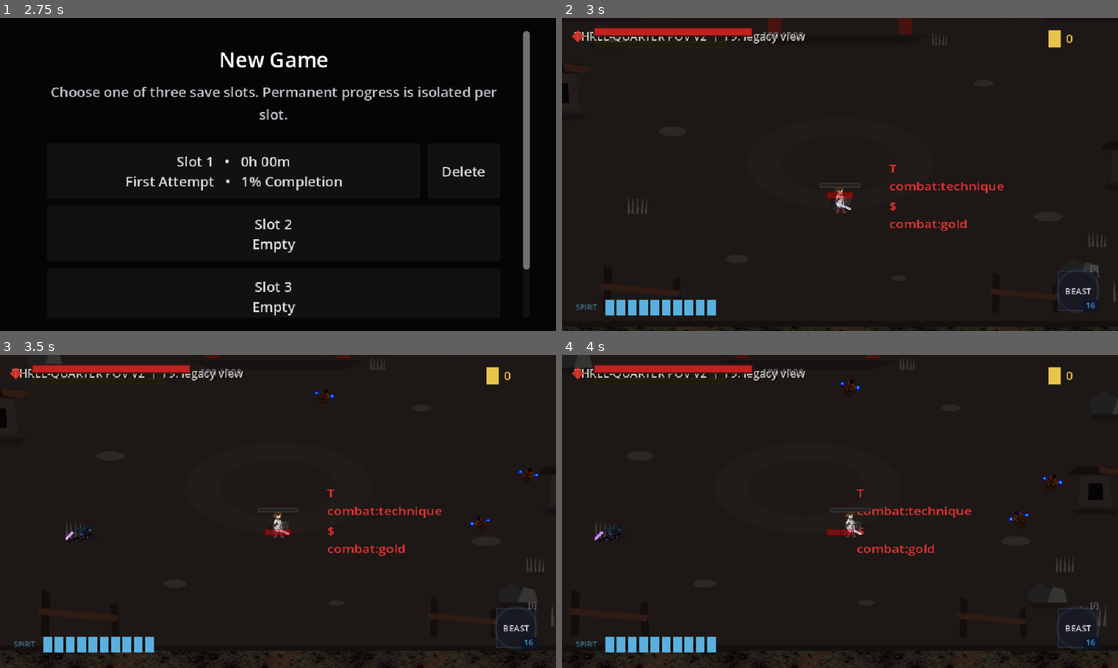
Above: before the commit, frames 1-4 (two rows, left to right).
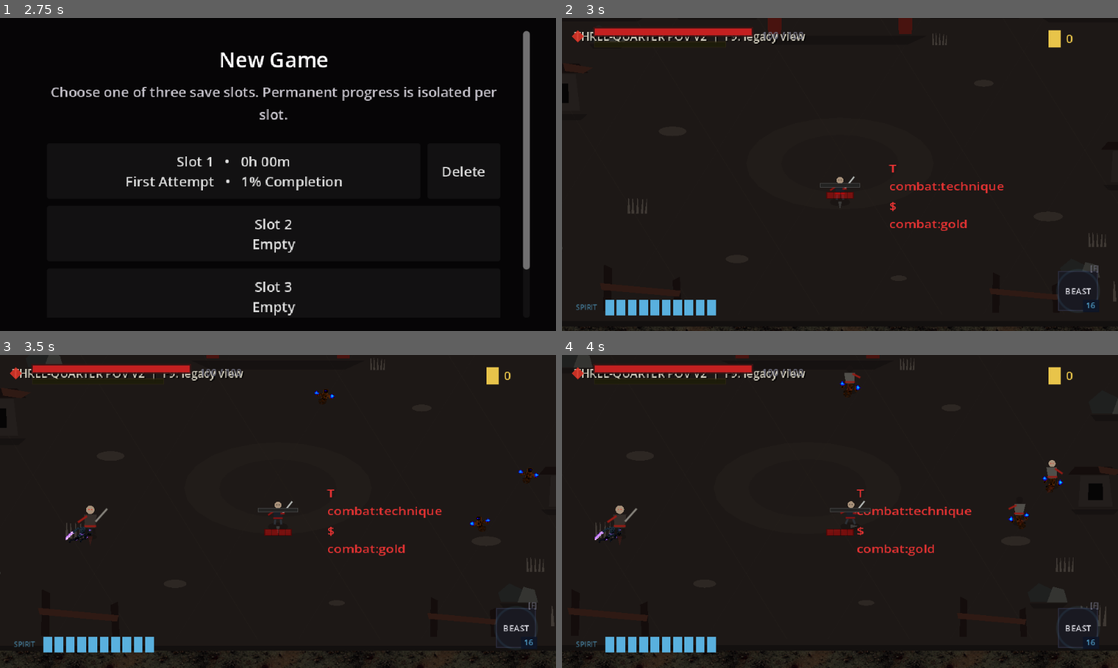
Above: after the commit, the same moments.

Repository: seancl8611/oathbound
Game: Godot game, scene res://TitleScreen/menu.tscn
Same seed, same stepped clock (60 frames per second), same inputs: the game is played once before the commit and once after it. Sound files missing from this copy of the repository are replaced by a short silence.
Inputs (mouse positions are in pixels of both pictures, inside the frame that each line leads up to):
- Up to frame 1 (2.75 s): click "New Game" at 0.5 s; click "Slot 1 • 0h 00m First Attempt…" at 1.25 s; click "Cancel" at 2 s
- Up to frame 2 (3 s): click "Slot 2 Empty" at 2.75 s
- Up to frame 3 (3.5 s): no input
- Up to frame 4 (4 s): tap Enter (ui_accept) at 3.5, 3.77 s; move the mouse to (962, 495) at 3.52 s; press the mouse at (962, 495) at 3.53 s; hold D (right) from 3.53 s (still down)

Frame 1 is identical in both runs. In frame 2, 0.2% of the frame differs, in the area x 48-53%, y 50-63%; in frame 3, 0.3%; in frame 4, 0.6%, in the area x 8-91%, y 5-61%.

Commit message:
Integrate directional actor proxies with camera presentation

Diff:
--- a/game/oathbound/Utility/CameraFollow.gd
+++ b/game/oathbound/Utility/CameraFollow.gd
@@ -4,10 +4,9 @@
 ##
 ## The simulation remains completely 2D. We project the ground plane by using a
 ## non-uniform Camera2D zoom (Y is compressed relative to X), then counter-scale the
-## main character sprites so Akio/enemies remain upright instead of being squashed.
-## Physics, navigation, hitboxes, attack ranges and AI therefore stay in their existing
-## world coordinates while their screen-space presentation reads closer to a fixed
-## high-angle / 2.5D action camera.
+## main character sprites/proxies so Akio/enemies remain upright instead of being
+## squashed. Physics, navigation, hitboxes, attack ranges and AI stay authoritative in
+## their existing world coordinates.
 
 @export_category("Follow")
 @export var smoothing_on_start := true
@@ -15,23 +14,29 @@
 
 @export_category("Three-quarter presentation prototype")
 @export var three_quarter_enabled := true
-# V2 deliberately uses a gentler projection than the first stretch-test. The authored
-# room dressing now carries most of the depth read instead of relying on severe Y squash.
+# V2 deliberately uses a gentler projection than the first stretch-test. Authored room
+# dressing and actor proxies now carry most of the depth read instead of severe Y squash.
 @export_range(0.5, 1.5, 0.01) var presentation_zoom := 0.94
 @export_range(0.5, 1.0, 0.01) var ground_vertical_compression := 0.84
 @export var framing_world_offset := Vector2(0.0, -18.0)
 @export var compensate_character_sprites := true
 @export_range(0.0, 1.0, 0.05) var sprite_counter_projection := 1.0
+@export var use_procedural_actor_proxies := true
+@export var hide_legacy_actor_sprites_when_proxying := true
 @export var add_contact_shadows := true
 @export var depth_sort_characters := true
 @export var show_prototype_badge := true
 @export var toggle_key: Key = KEY_F9
 @export_range(0.05, 1.0, 0.05) var actor_refresh_seconds := 0.20
 
+const ACTOR_PROXY_SCRIPT = preload("res://Utility/ThreeQuarterActorProxy.gd")
 const PRESENTATION_SCALE_META := &"_oathbound_three_quarter_base_scale"
 const PRESENTATION_Z_META := &"_oathbound_three_quarter_base_z"
+const PRESENTATION_SELF_MODULATE_META := &"_oathbound_three_quarter_base_self_modulate"
 const PRESENTATION_SHADOW_PENDING_META := &"_oathbound_three_quarter_shadow_pending"
+const PRESENTATION_PROXY_PENDING_META := &"_oathbound_three_quarter_proxy_pending"
 const PRESENTATION_SHADOW_NAME := &"ThreeQuarterGroundShadow"
+const PRESENTATION_PROXY_NAME := &"ThreeQuarterActorProxy"
 # Existing scenes were authored before world-depth sorting and often leave backgrounds
 # at z=0. Bias projected actors above that legacy floor, then sort actors against one
 # another by Y. Future three-quarter props can opt into explicit foreground Z bands.
@@ -172,22 +177,31 @@
 		actor_2d.set_meta(PRESENTATION_Z_META, actor_2d.z_index)
 
 	var sprite := _find_main_actor_sprite(actor_2d)
-	if sprite != null and compensate_character_sprites:
-		if not sprite.has_meta(PRESENTATION_SCALE_META):
-			sprite.set_meta(PRESENTATION_SCALE_META, sprite.scale)
-		var base_scale_value: Variant = sprite.get_meta(PRESENTATION_SCALE_META)
-		if base_scale_value is Vector2:
-			var base_scale: Vector2 = base_scale_value
-			var safe_compression := maxf(0.01, ground_vertical_compression)
-			# Counter-project only the body artwork. The interpolation knob lets us reduce
-			# correction if placeholder sprites feel too tall while new directional art is
-			# still being authored for this view.
-			var target_y_factor := 1.0 / safe_compression
-			var y_factor := lerpf(1.0, target_y_factor, clampf(sprite_counter_projection, 0.0, 1.0))
-			sprite.scale = Vector2(base_scale.x, base_scale.y * y_factor)
+	if sprite != null:
+		if compensate_character_sprites:
+			if not sprite.has_meta(PRESENTATION_SCALE_META):
+				sprite.set_meta(PRESENTATION_SCALE_META, sprite.scale)
+			var base_scale_value: Variant = sprite.get_meta(PRESENTATION_SCALE_META)
+			if base_scale_value is Vector2:
+				var base_scale: Vector2 = base_scale_value
+				var safe_compression := maxf(0.01, ground_vertical_compression)
+				# Counter-project only the body artwork. The interpolation knob lets us reduce
+				# correction if compatibility sprites feel too tall.
+				var target_y_factor := 1.0 / safe_compression
+				var y_factor := lerpf(1.0, target_y_factor, clampf(sprite_counter_projection, 0.0, 1.0))
+				sprite.scale = Vector2(base_scale.x, base_scale.y * y_factor)
+
+		if use_procedural_actor_proxies and hide_legacy_actor_sprites_when_proxying:
+			if not sprite.has_meta(PRESENTATION_SELF_MODULATE_META):
+				sprite.set_meta(PRESENTATION_SELF_MODULATE_META, sprite.self_modulate)
+			var hidden_color := sprite.self_modulate
+			hidden_color.a = 0.0
+			sprite.self_modulate = hidden_color
 
 	if add_contact_shadows:
 		_ensure_contact_shadow(actor_2d, sprite)
+	if use_procedural_actor_proxies:
+		_ensure_actor_proxy(actor_2d)
 
 
 func _restore_all_actor_visuals() -> void:
@@ -196,18 +210,27 @@
 			continue
 		var actor_2d := actor as Node2D
 		var sprite := _find_main_actor_sprite(actor_2d)
-		if sprite != null and sprite.has_meta(PRESENTATION_SCALE_META):
-			var base_scale_value: Variant = sprite.get_meta(PRESENTATION_SCALE_META)
-			if base_scale_value is Vector2:
-				sprite.scale = base_scale_value
+		if sprite != null:
+			if sprite.has_meta(PRESENTATION_SCALE_META):
+				var base_scale_value: Variant = sprite.get_meta(PRESENTATION_SCALE_META)
+				if base_scale_value is Vector2:
+					sprite.scale = base_scale_value
+			if sprite.has_meta(PRESENTATION_SELF_MODULATE_META):
+				var base_modulate_value: Variant = sprite.get_meta(PRESENTATION_SELF_MODULATE_META)
+				if base_modulate_value is Color:
+					sprite.self_modulate = base_modulate_value
 
 		if actor_2d.has_meta(PRESENTATION_Z_META):
 			actor_2d.z_index = int(actor_2d.get_meta(PRESENTATION_Z_META))
 
 		actor_2d.remove_meta(PRESENTATION_SHADOW_PENDING_META)
+		actor_2d.remove_meta(PRESENTATION_PROXY_PENDING_META)
 		var shadow := actor_2d.get_node_or_null(NodePath(str(PRESENTATION_SHADOW_NAME)))
 		if shadow != null:
 			shadow.queue_free()
+		var proxy := actor_2d.get_node_or_null(NodePath(str(PRESENTATION_PROXY_NAME)))
+		if proxy != null:
+			proxy.queue_free()
 
 
 func _find_main_actor_sprite(actor: Node2D) -> Sprite2D:
@@ -221,6 +244,43 @@
 		if child is Sprite2D:
 			return child as Sprite2D
 	return null
+
+
+func _ensure_actor_proxy(actor: Node2D) -> void:
+	var existing := actor.get_node_or_null(NodePath(str(PRESENTATION_PROXY_NAME)))
+	if existing != null:
+		if existing.has_method("configure"):
+			existing.call("configure", ground_vertical_compression)
+		return
+	if bool(actor.get_meta(PRESENTATION_PROXY_PENDING_META, false)):
+		return
+
+	var proxy := Node2D.new()
+	proxy.name = str(PRESENTATION_PROXY_NAME)
+	proxy.set_script(ACTOR_PROXY_SCRIPT)
+	proxy.z_index = 2
+	actor.set_meta(PRESENTATION_PROXY_PENDING_META, true)
+	_attach_actor_proxy_deferred.call_deferred(actor, proxy)
+
+
+func _attach_actor_proxy_deferred(actor: Node2D, proxy: Node2D) -> void:
+	if not is_instance_valid(actor):
+		if is_instance_valid(proxy):
+			proxy.queue_free()
+		return
+
+	actor.remove_meta(PRESENTATION_PROXY_PENDING_META)
+	if not _active_three_quarter or not use_procedural_actor_proxies:
+		if is_instance_valid(proxy):
+			proxy.queue_free()
+		return
+	if actor.has_node(NodePath(str(PRESENTATION_PROXY_NAME))):
+		if is_instance_valid(proxy):
+			proxy.queue_free()
+		return
+	actor.add_child(proxy)
+	if proxy.has_method("configure"):
+		proxy.call("configure", ground_vertical_compression)
 
 
 func _ensure_contact_shadow(actor: Node2D, sprite: Sprite2D) -> void:
